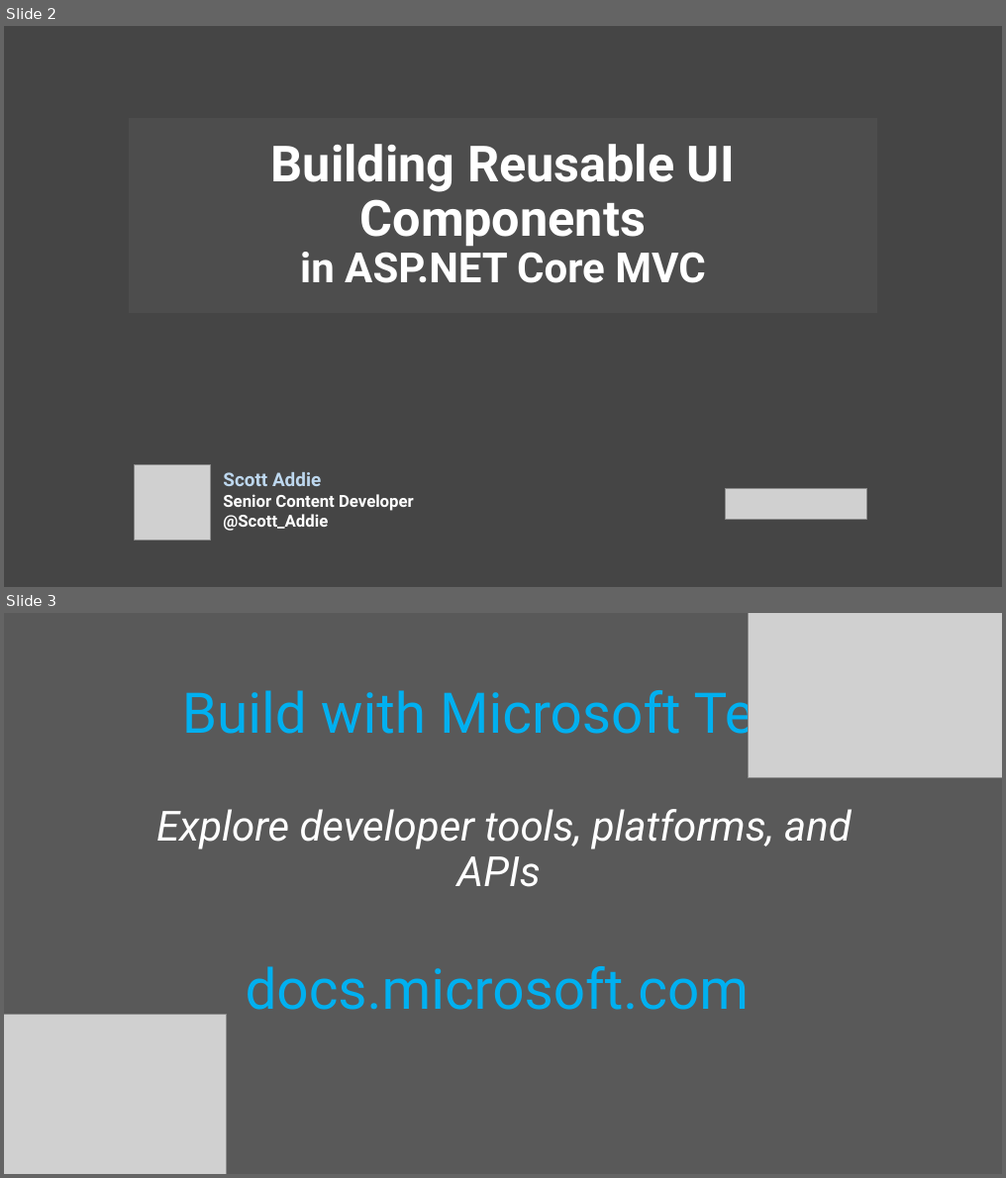
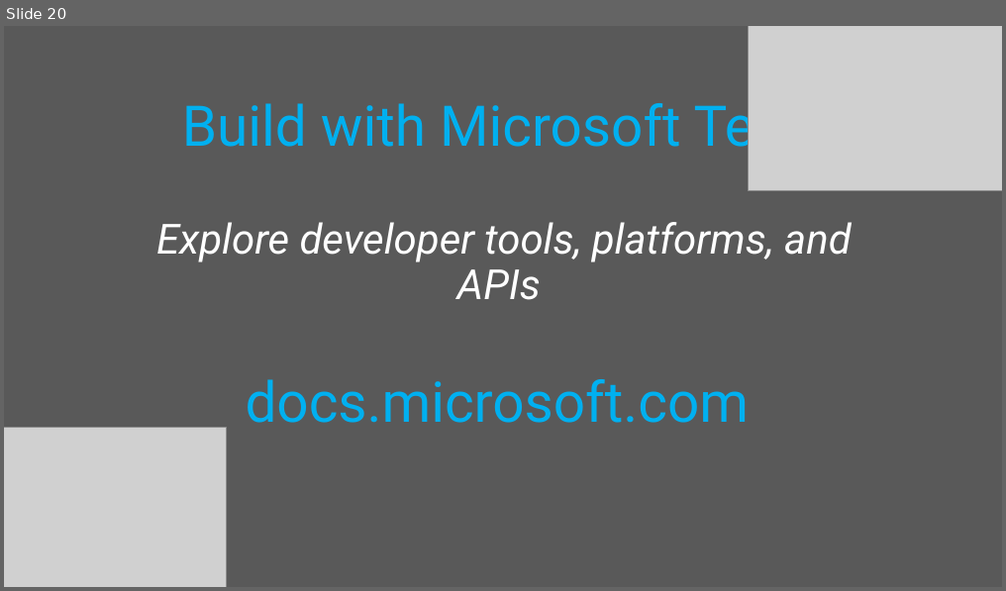
Before and after one commit to scottaddie/slide-decks, a slide deck: Building Reusable UI Components in ASP.NET Core MVC.pptx. Shown one above the other, each under a label of ours: slides 2 and 3 before the commit, slide 20 after it. The pictures are 1006x1178 and 1006x591 pixels, drawn with LibreOffice and Linux fonts; fonts in the diff are those of the drawing; grey boxes stand for pictures; background and template pictures are left out. Boxes give left, top, right and bottom in pixels: in the first picture for what was removed or moved away, otherwise in the second. Text is boxed around its words. In the diff, an @@ line names an element or a change of style, - is before the commit and + after.

```diff
--- a/Building Reusable UI Components in ASP.NET Core MVC.pptx
+++ b/Building Reusable UI Components in ASP.NET Core MVC.pptx
@@ slide 2 removed at (4,26,1002,587), background picture (left out) @@
@@ title removed at (129,118,877,313) @@
-Building Reusable UI Components
-in ASP.NET Core MVC
@@ picture removed at (135,465,210,541) @@
@@ text removed at (223,472,414,531) @@
-Scott Addie
-Senior Content Developer
-@Scott_Addie
@@ picture removed at (726,489,867,520) @@
@@ what was slide 3 is now slide 20 @@
```
Also in this commit, not shown: 1 other slide removed.
